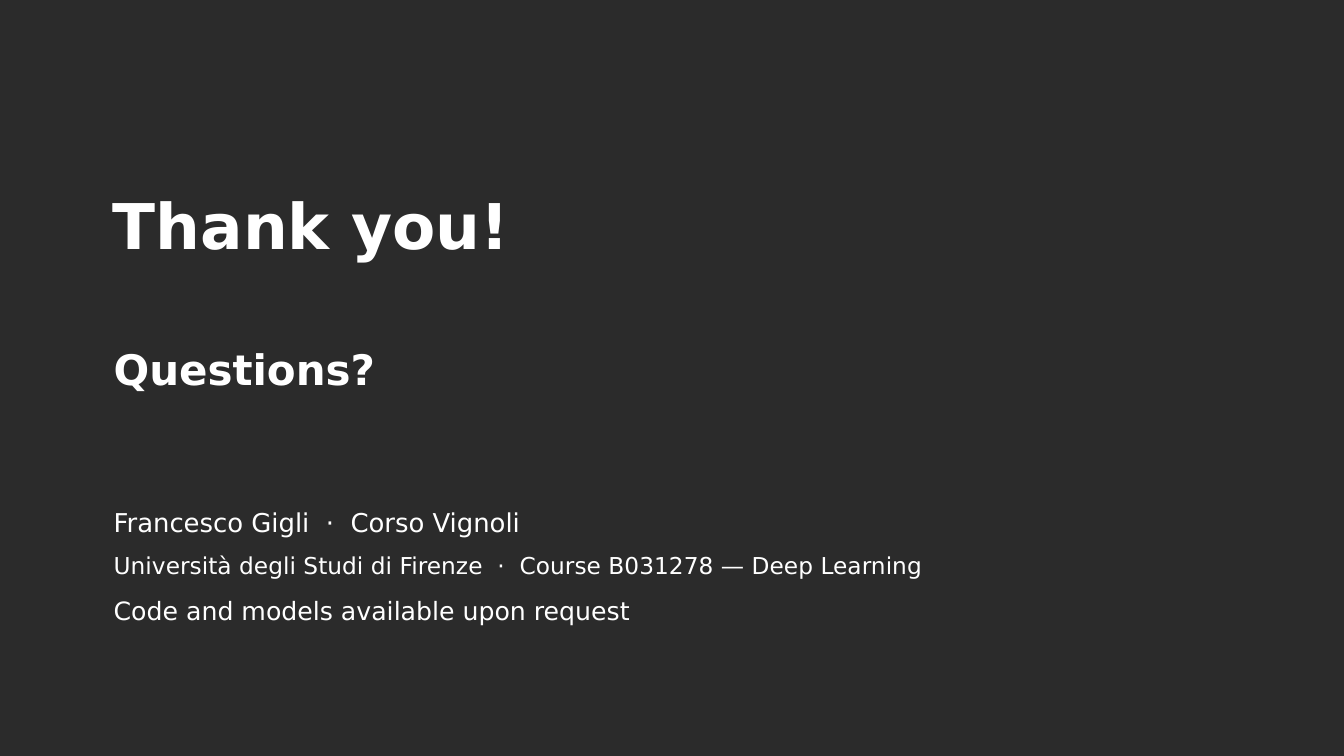
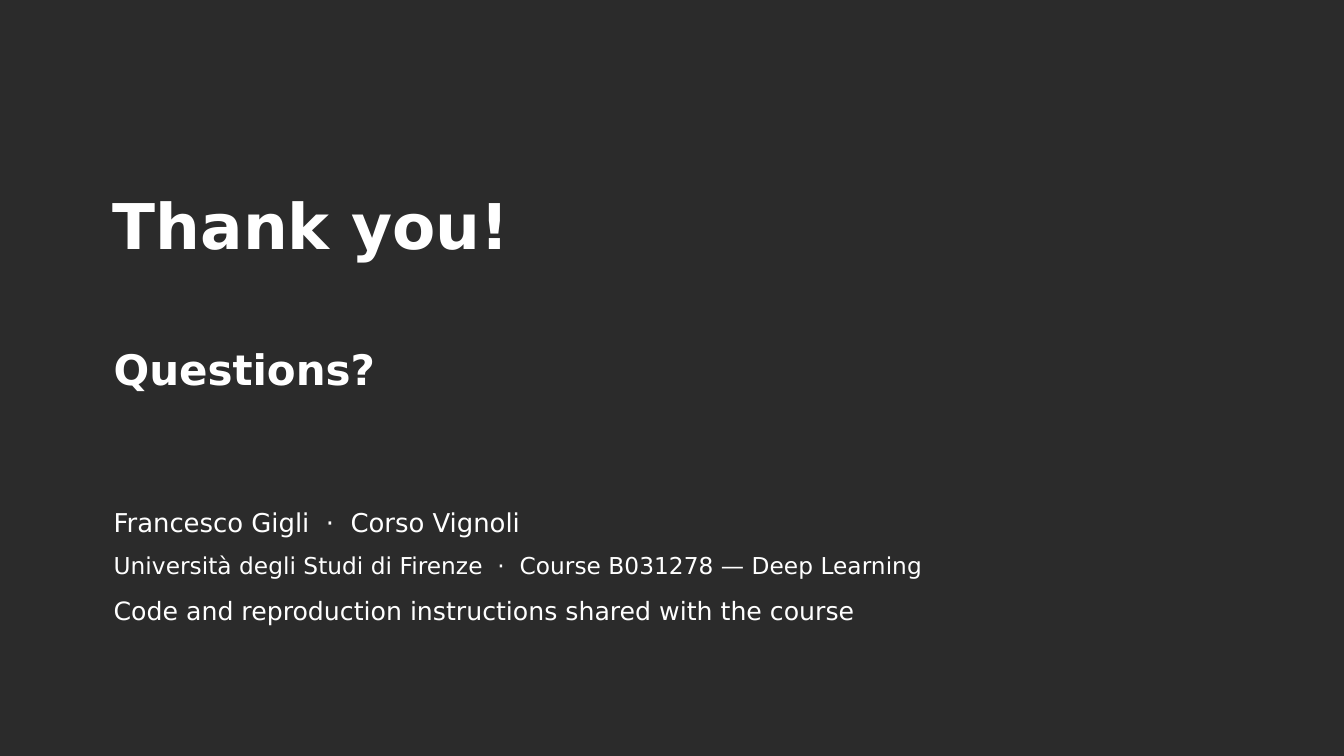
Before and after one commit to FrancescoGigli/Perceiver_project, a slide deck: slide 41 of sito/slide/Perceiver & Perceiver IO.pptx (slide 38 before the commit). Drawn at 1344x756 pixels with LibreOffice and Linux fonts; fonts in the diff are those of the drawing; background and template pictures are left out; a plain dark background stands for a picture behind light text. Boxes give left, top, right and bottom in pixels: in the first picture for what was removed or moved away, otherwise in the second. Text is boxed around its words. In the diff, an @@ line names an element or a change of style, - is before the commit and + after.

```diff
--- a/sito/slide/Perceiver & Perceiver IO.pptx
+++ b/sito/slide/Perceiver & Perceiver IO.pptx
@@ text at (114,601,854,626): text changed @@
-Code and models available upon request
+Code and reproduction instructions shared with the course
```
Also in this commit, not shown: 19 other slides changed, 12 slides added, 9 slides removed, 20 other files.
